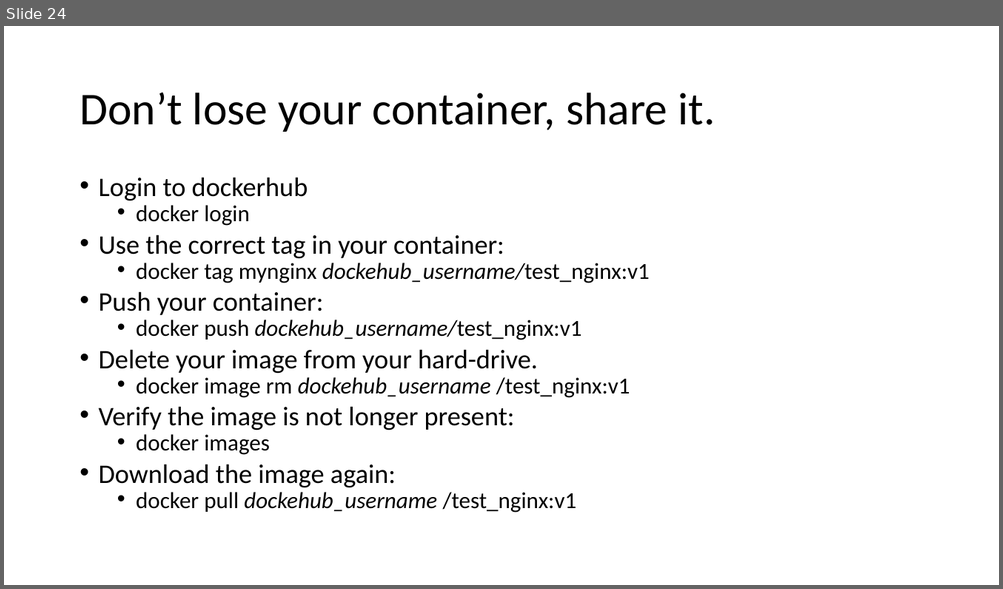
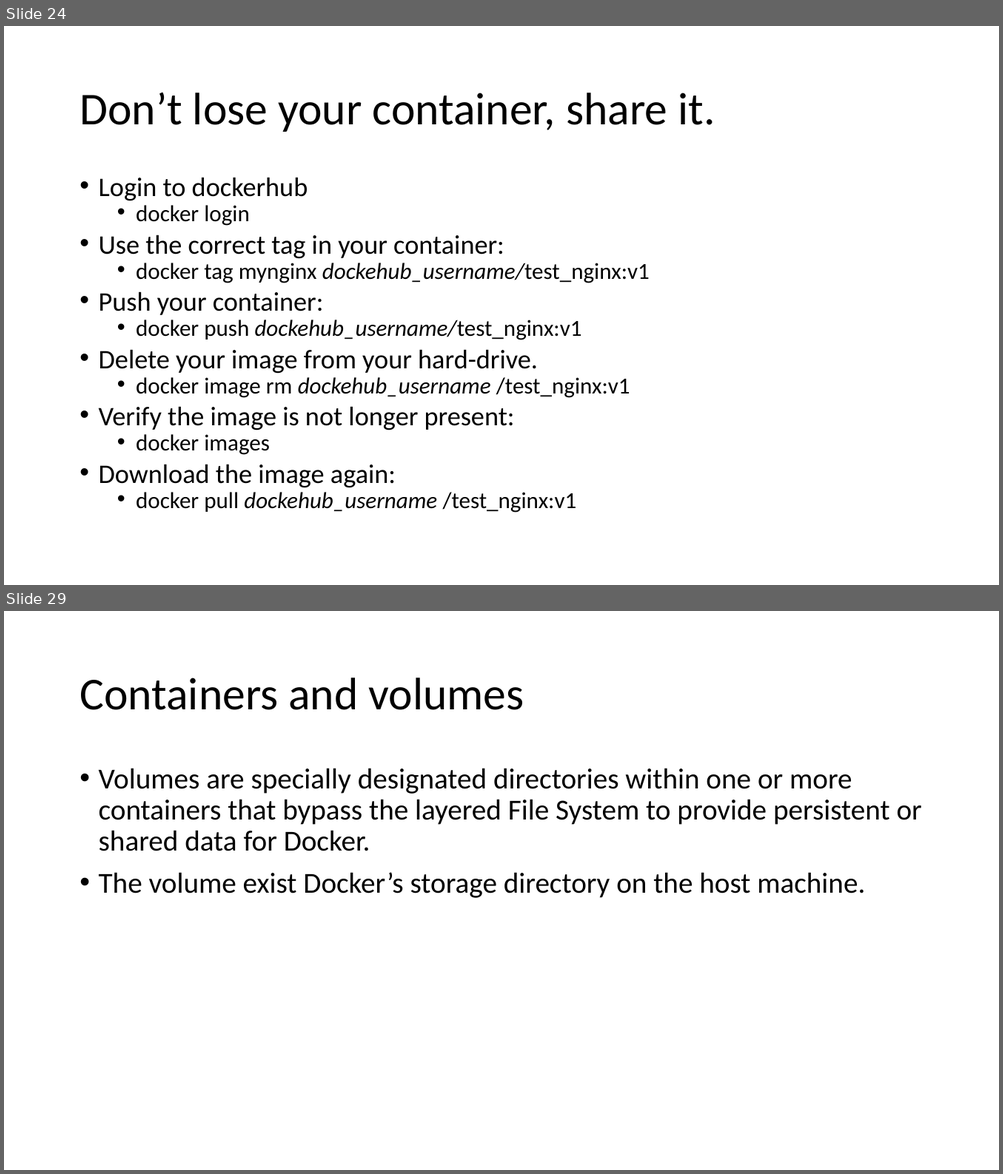
Before and after one commit to rogerscuall/docker-presentation, a slide deck: Docker presentation.pptx. Shown one above the other, each under a label of ours: slide 24 before the commit, slides 24 and 29 after it; the slides between them are not shown. The pictures are 1003x589 and 1003x1174 pixels, drawn with LibreOffice and Linux fonts; fonts in the diff are those of the drawing. Boxes give left, top, right and bottom in pixels: in the first picture for what was removed or moved away, otherwise in the second. Text is boxed around its words. In the diff, an @@ line names an element or a change of style, - is before the commit and + after.

Commit message:
adding network and starting with storage. Volumes are ready binds are not.

```diff
--- a/Docker presentation.pptx
+++ b/Docker presentation.pptx
@@ slide 29 added at (4, 611, 999, 1170), background #FFFFFF @@
@@ title added at (79, 678, 524, 710), 44 pt, text #000000 @@
+Containers and volumes
@@ text added at (99, 768, 922, 898), 28 pt, text #000000 @@
+• Volumes are specially designated directories within one or more containers that bypass the layered File System to provide persistent or shared data for Docker.
+• The volume exist Docker’s storage directory on the host machine.
```
Also in this commit, not shown: 6 other slides added, 1 slide removed, 3 other files.
